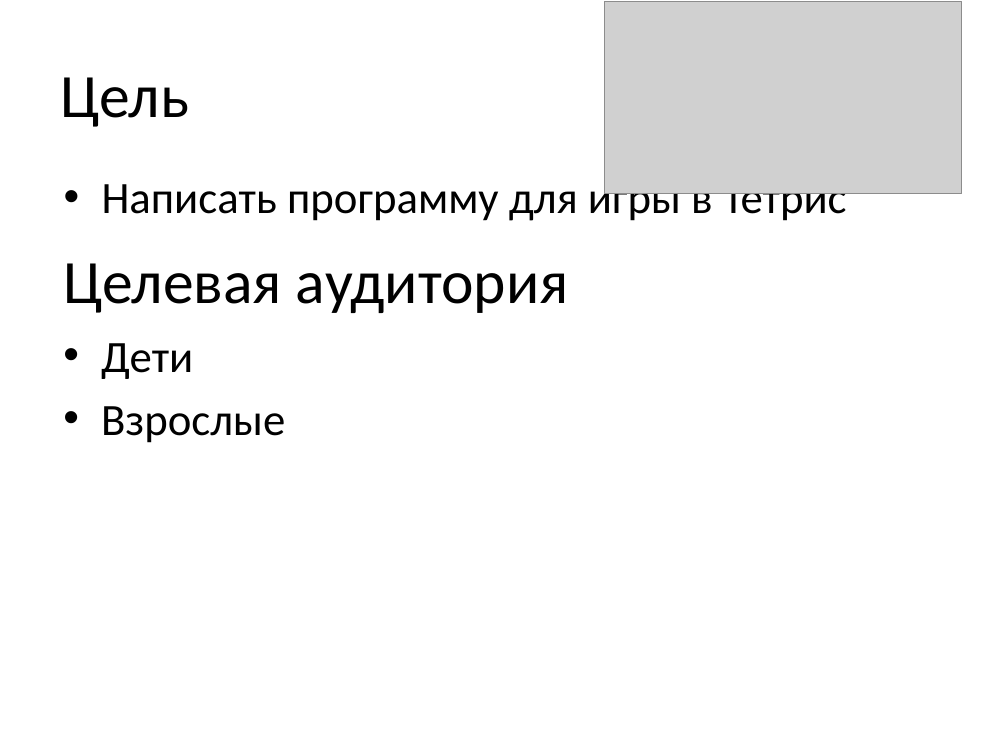
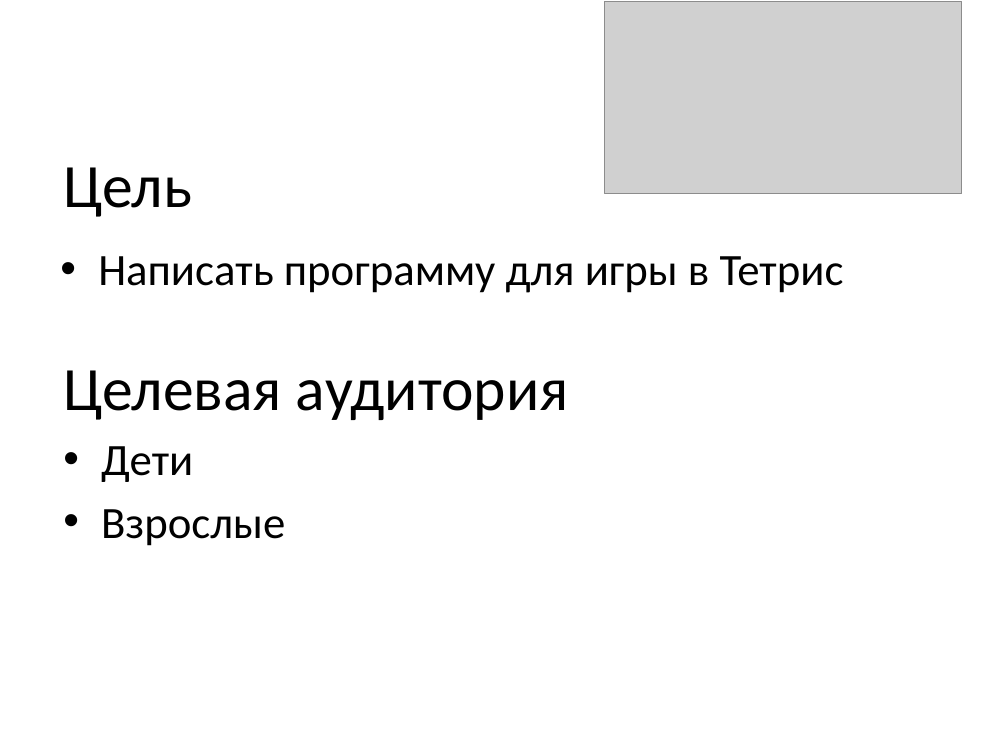
Before and after one commit to novd7/yandex_project2_tetris, a slide deck: slide 3 of defence_of_project/presentation.pptx. Drawn at 1008x756 pixels with LibreOffice and Linux fonts; fonts in the diff are those of the drawing; grey boxes stand for pictures. Boxes give left, top, right and bottom in pixels: in the first picture for what was removed or moved away, otherwise in the second. Text is boxed around its words. In the diff, an @@ line names an element or a change of style, - is before the commit and + after.

```diff
--- a/defence_of_project/presentation.pptx
+++ b/defence_of_project/presentation.pptx
@@ title "Цель": place and size @@
-title "Цель" at (60,77,189,127)
+title "Цель" at (63,167,192,217)
@@ text "Написать программу для игры в ..." rewrapped from (102,176,847,225) to (98,256,844,293) @@
@@ text "Целевая аудитория": place and size @@
-text "Целевая аудитория" at (63,263,569,313)
+text "Целевая аудитория" at (63,370,569,420)
@@ text "Дети": place and size @@
-text "Дети" at (101,343,285,443)
+text "Дети" at (101,446,285,546)
```
Also in this commit, not shown: 6 other slides changed.
